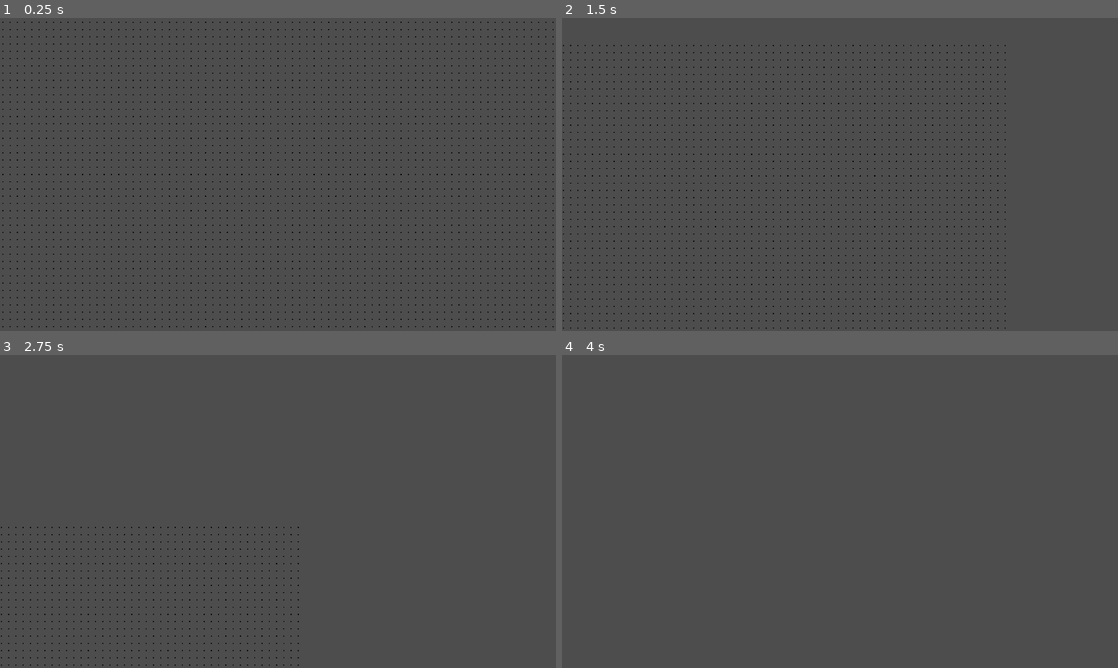
Above: before the commit, frames 1-4 (two rows, left to right).
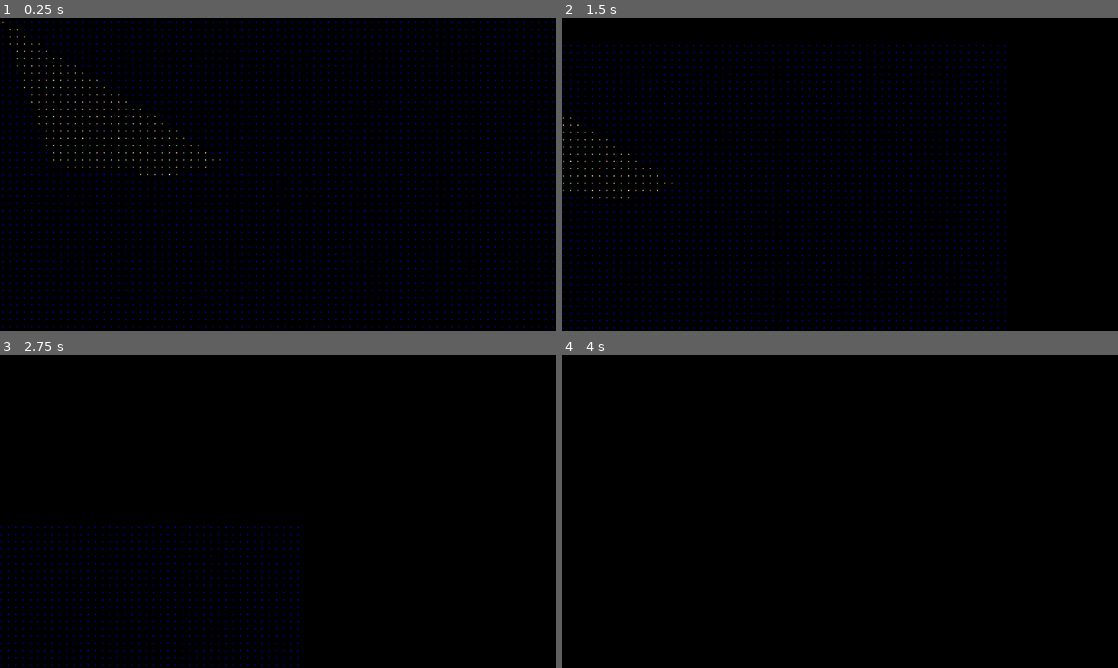
Above: after the commit, the same moments.

Repository: Spiraling-Time/BossFight
Game: Godot game, scene res://Works/Scenes/the_world.tscn
The game is run twice, just before and just after one commit, with the same random seed, the same clock (stepped at 60 frames per second) and the same inputs.
Inputs:
- Up to frame 1 (0.25 s): no input
- Up to frame 2 (1.5 s): tap Enter at 0.5 s; hold D (right) 0.53-1.28 s; hold Z 0.53-1.28 s; hold Up (down) from 1.28 s (still down); tap Z at 1.35 s
- Up to frame 3 (2.75 s): release Up (down) at 2.03 s; hold D (right) from 2.03 s (still down); hold Z from 2.03 s (still down)
- Up to frame 4 (4 s): tap Space at 2.75 s; release D (right) at 2.78 s; release Z at 2.78 s; hold W (up) 2.78-3.53 s; tap Z at 2.85 s; hold Left (left) from 3.53 s (still down); hold Z from 3.53 s (still down)

The runs differ from the first frame. In frame 1, 100% of the frame differs, in the area x 0-100%, y 0-100%; in frame 2, 100%; in frame 3, 100%; in frame 4, 100%.

Commit message:
ITS WORKING (colors)

Diff:
--- a/Works/Code/the_world.gd
+++ b/Works/Code/the_world.gd
@@ -4,16 +4,16 @@
 var size: int = 5
 var offset: Vector2 = Vector2(gridX*size/2, gridY*size/2)
 var points: Array = []
-var e: bool = false
 func _ready() -> void:
+	randomize()
 	for i in range(gridX):
 		if i % size == 0:
 			for j in range(gridY):
 				if j % size == 0:
 					var po = Vector2(i*size,j*size)-offset#Vector2(i*size,j*size)-offset + Vector2(randi_range(-1*(size*10), (size*10)), randi_range(-1*(size*10), (size*10)))
-					if Geometry2D.is_point_in_polygon(po, $Polygon2D.polygon): e = true
-					else: e = false
-					if e: points.append(po)
+					if Geometry2D.is_point_in_polygon(po, $Polygon2D2.polygon): points.append([po, size/2, Color(randi_range(5,10)/10.0, randi_range(5,10)/10.0, randi_range(5,10)/10.0, 1.0)])
+					elif Geometry2D.is_point_in_polygon(po, $Polygon2D.polygon): points.append([po, size/2, Color.BLUE])
+
 func _draw() -> void:
 	for i in range(0, points.size()):
-		draw_circle(points[i], size/2, Color.BLACK, true)
+		draw_circle(points[i][0], points[i][1], points[i][2], true)
--- a/Works/Scenes/the_world.tscn
+++ b/Works/Scenes/the_world.tscn
@@ -10,3 +10,7 @@
 
 [node name="Polygon2D" type="CollisionPolygon2D" parent="."]
 polygon = PackedVector2Array(-960, 540, 960, 540, 960, -540, -960, -540)
+
+[node name="Polygon2D2" type="CollisionPolygon2D" parent="."]
+position = Vector2(457, 248)
+polygon = PackedVector2Array(-780, -29, -371, 10, -178, -45, -960, -540)
--- a/project.godot
+++ b/project.godot
@@ -55,3 +55,4 @@
 [rendering]
 
 renderer/rendering_method="mobile"
+environment/defaults/default_clear_color=Color(0, 0, 0, 1)
